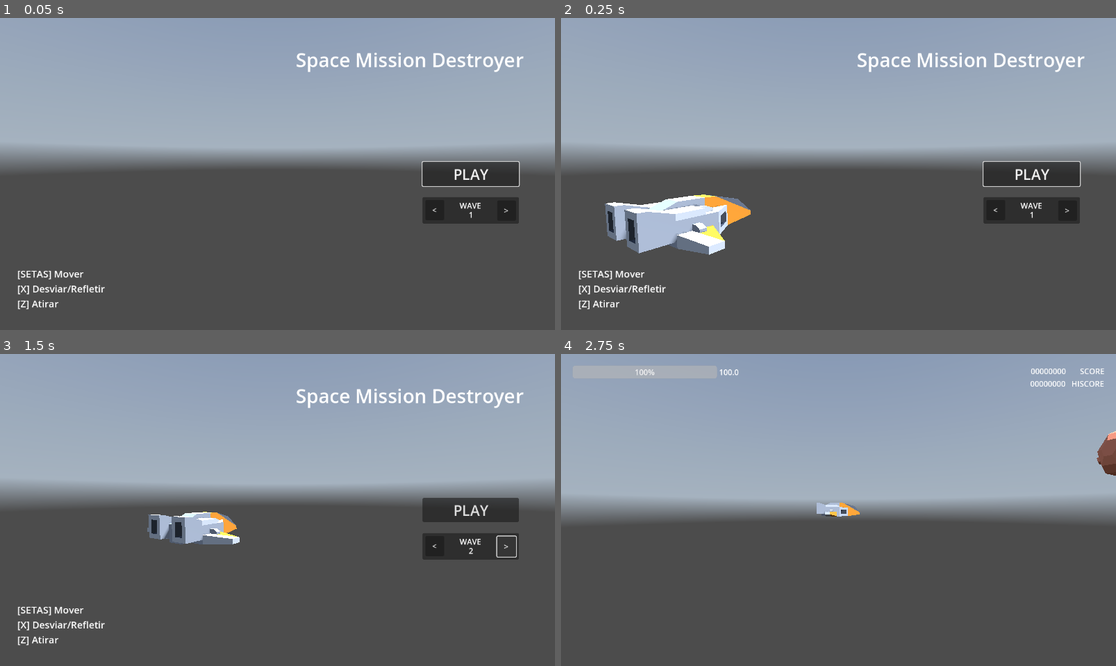
Above: before the commit, frames 1-4 (two rows, left to right).
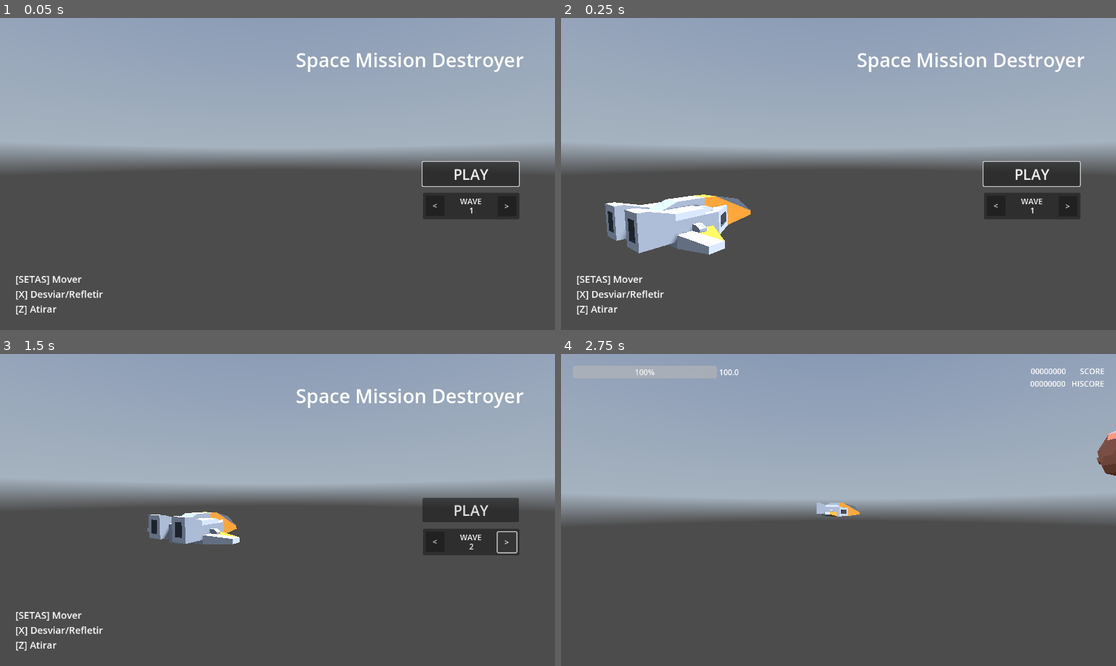
Above: after the commit, the same moments.

Repository: thomz2/smd-space-shooter
Game: Godot game, scene res://scenes/screens/main_menu.tscn
Same seed, same stepped clock (60 frames per second), same inputs: the game is played once before the commit and once after it. A sky picture missing from this copy of the repository is replaced by a grey-blue gradient.
Inputs:
- Up to frame 1 (0.05 s): no input
- Up to frame 2 (0.25 s): no input
- Up to frame 3 (1.5 s): click "<" at 0.5 s; click ">" at 1.25 s
- Up to frame 4 (2.75 s): click "PLAY" at 2 s

The runs differ from the first frame. In frame 1, 1.4% of the frame differs, in the area x 2-94%, y 56-96%; in frame 2, 1.4%; in frame 3, 1.4%; in frame 4, nothing differs.

Commit message:
main menu anchoring fix

Diff:
--- a/scenes/screens/main_menu.tscn
+++ b/scenes/screens/main_menu.tscn
@@ -41,14 +41,14 @@
 text = "Space Mission Destroyer"
 
 [node name="LblControls" type="Label" parent="."]
-anchors_preset = 1
-anchor_left = 1.0
-anchor_right = 1.0
-offset_left = -1116.0
-offset_top = 517.0
-offset_right = -643.0
-offset_bottom = 607.0
-grow_horizontal = 0
+anchors_preset = 2
+anchor_top = 1.0
+anchor_bottom = 1.0
+offset_left = 32.0
+offset_top = -120.0
+offset_right = 505.0
+offset_bottom = 1.0
+grow_vertical = 0
 theme_override_font_sizes/font_size = 20
 text = "[SETAS] Mover
 [X] Desviar/Refletir
@@ -69,26 +69,26 @@
 offset_bottom = 25.0
 grow_horizontal = 0
 grow_vertical = 2
+focus_neighbor_bottom = NodePath("../PanelWaveSelect/RightButton")
+focus_next = NodePath("../PanelWaveSelect/LeftButton")
 theme_override_font_sizes/font_size = 30
 text = "PLAY"
 
-[node name="Player" parent="." instance=ExtResource("4_xj2e0")]
-transform = Transform3D(1, -0.000381115, 2.96913e-05, 0.00038112, 1, -0.000210366, -2.96313e-05, 0.000210374, 1, -1.85822, 0.296225, 5.31365)
-
-[node name="HeadsUpDisplay" parent="Player" index="4"]
-visible = false
-
-[node name="PlayerTarget" type="Marker3D" parent="."]
-transform = Transform3D(1, -1.63245e-10, 1.09139e-11, 7.04592e-12, 1, 0, -1.09139e-11, 0, 1, -1.81153, 0.389235, -0.300709)
-
-[node name="Panel" type="Panel" parent="."]
-offset_left = 877.0
-offset_top = 372.0
-offset_right = 1077.0
-offset_bottom = 427.0
+[node name="PanelWaveSelect" type="Panel" parent="."]
+anchors_preset = 6
+anchor_left = 1.0
+anchor_top = 0.5
+anchor_right = 1.0
+anchor_bottom = 0.5
+offset_left = -274.0
+offset_top = 39.0
+offset_right = -74.0
+offset_bottom = 94.0
+grow_horizontal = 0
+grow_vertical = 2
 script = ExtResource("5_lvujf")
 
-[node name="LeftButton" type="Button" parent="Panel"]
+[node name="LeftButton" type="Button" parent="PanelWaveSelect"]
 layout_mode = 1
 anchors_preset = -1
 anchor_left = 0.36
@@ -99,9 +99,12 @@
 offset_top = -5.99
 offset_right = -66.0
 offset_bottom = -6.01
+focus_neighbor_top = NodePath("../../BtnPlay")
+focus_neighbor_right = NodePath("../RightButton")
+focus_next = NodePath("../RightButton")
 text = "<"
 
-[node name="RightButton" type="Button" parent="Panel"]
+[node name="RightButton" type="Button" parent="PanelWaveSelect"]
 layout_mode = 1
 anchors_preset = -1
 anchor_left = 0.36
@@ -112,9 +115,11 @@
 offset_top = -4.99
 offset_right = 83.0
 offset_bottom = -5.01
+focus_neighbor_left = NodePath("../LeftButton")
+focus_neighbor_top = NodePath("../../BtnPlay")
 text = ">"
 
-[node name="WaveLabel" type="Label" parent="Panel"]
+[node name="WaveLabel" type="Label" parent="PanelWaveSelect"]
 layout_mode = 1
 anchors_preset = -1
 anchor_top = 0.273
@@ -128,7 +133,7 @@
 horizontal_alignment = 1
 vertical_alignment = 2
 
-[node name="LevelLabel" type="Label" parent="Panel"]
+[node name="LevelLabel" type="Label" parent="PanelWaveSelect"]
 layout_mode = 1
 anchors_preset = -1
 anchor_top = 0.273
@@ -141,4 +146,13 @@
 horizontal_alignment = 1
 vertical_alignment = 2
 
+[node name="Player" parent="." instance=ExtResource("4_xj2e0")]
+transform = Transform3D(1, -0.000381115, 2.96913e-05, 0.00038112, 1, -0.000210366, -2.96313e-05, 0.000210374, 1, -1.85822, 0.296225, 5.31365)
+
+[node name="HeadsUpDisplay" parent="Player" index="4"]
+visible = false
+
+[node name="PlayerTarget" type="Marker3D" parent="."]
+transform = Transform3D(1, -1.63245e-10, 1.09139e-11, 7.04592e-12, 1, 0, -1.09139e-11, 0, 1, -1.81153, 0.389235, -0.300709)
+
 [editable path="Player"]
